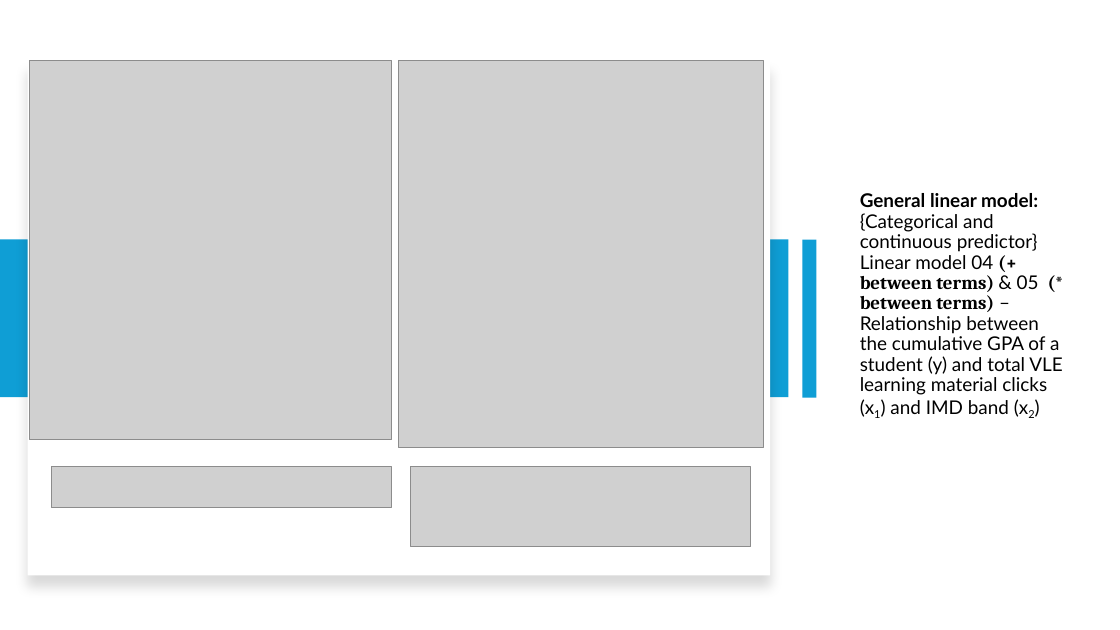
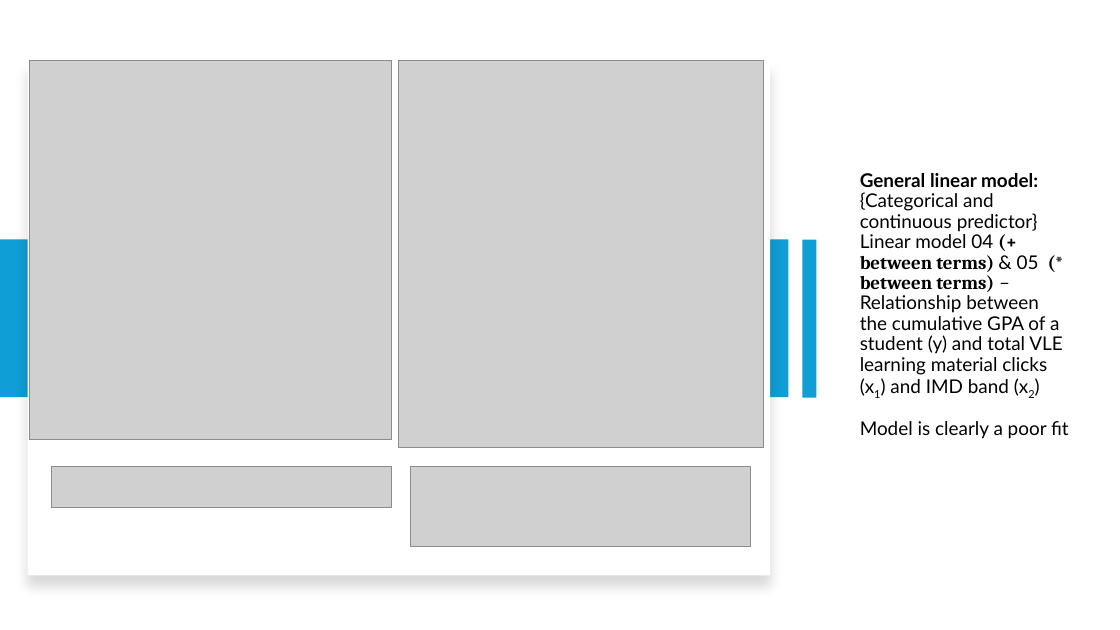
Before and after one commit to ProjectsKoryHasWorkedOn/2024_Grades_Dataset_R_Project, a slide deck: slide 31 of r_project_presentation.pptx (slide 30 before the commit). Drawn at 1120x630 pixels with LibreOffice and Linux fonts; fonts in the diff are those of the drawing; grey boxes stand for pictures. Boxes give left, top, right and bottom in pixels: in the first picture for what was removed or moved away, otherwise in the second. Text is boxed around its words. In the diff, an @@ line names an element or a change of style, - is before the commit and + after.

```diff
--- a/r_project_presentation.pptx
+++ b/r_project_presentation.pptx
@@ title at (x1=860, y1=173, x2=1069, y2=439): text changed @@
-General linear model: {Categorical and continuous predictor} Linear model 04 (+ between terms) & 05 (* between terms) – Relationship between the cumulative GPA of a student (y) and total VLE learning material clicks (x1) and IMD band (x2)
+General linear model: {Categorical and continuous predictor} Linear model 04 (+ between terms) & 05 (* between terms) – Relationship between the cumulative GPA of a student (y) and total VLE learning material clicks (x1) and IMD band (x2)
+Model is clearly a poor fit
```
Also in this commit, not shown: 7 other slides changed, 1 slide added, 2 other files.
